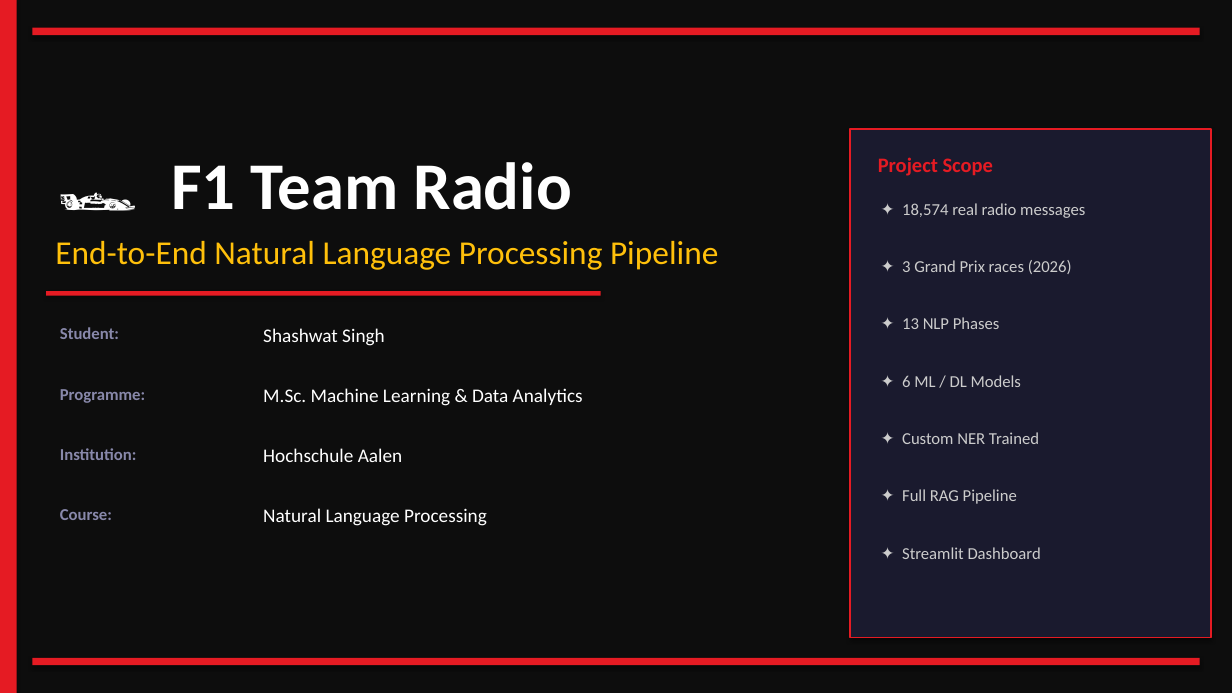
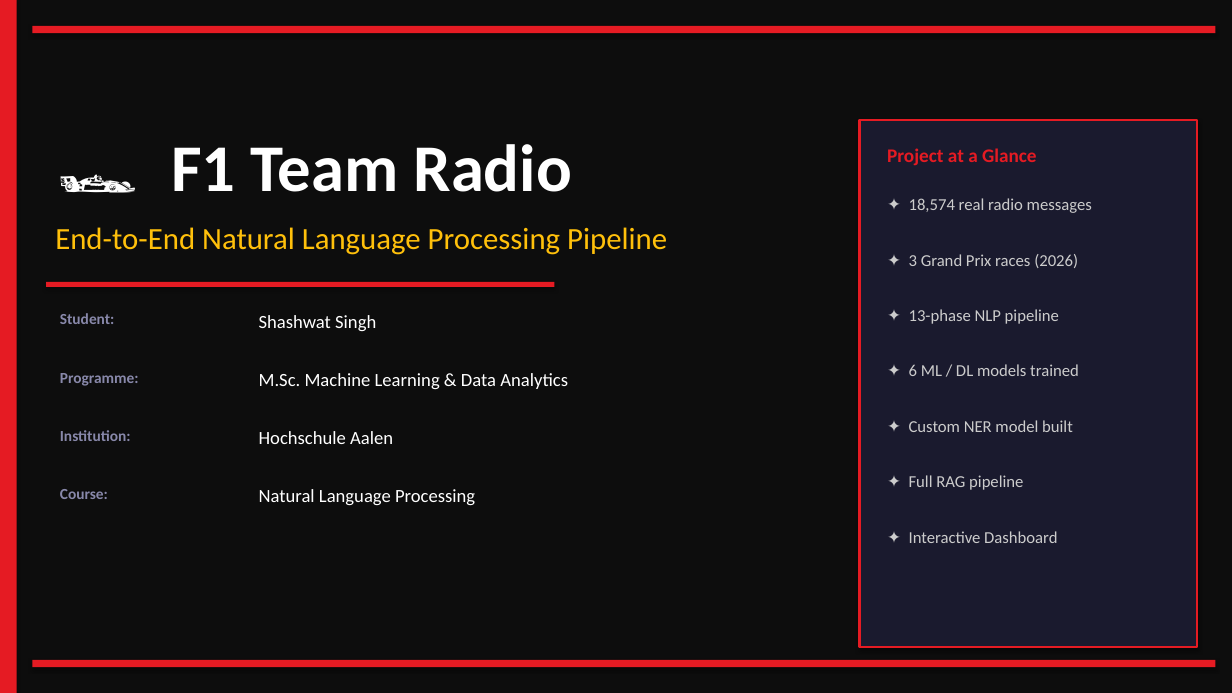
Before and after one commit to iamshashwatsingh/f1-nlp-analyzer, a slide deck: slide 1 of f1_nlp_presentation.pptx. Drawn at 1232x693 pixels with LibreOffice and Linux fonts; fonts in the diff are those of the drawing. Boxes give left, top, right and bottom in pixels: in the first picture for what was removed or moved away, otherwise in the second. Text is boxed around its words. In the diff, an @@ line names an element or a change of style, - is before the commit and + after.

```diff
--- a/f1_nlp_presentation.pptx
+++ b/f1_nlp_presentation.pptx
@@ rectangle: place and size @@
-rectangle at box(32, 28, 1200, 35)
+rectangle at box(32, 26, 1215, 33)
@@ text "🏎️ F1 Team Radio": place and size @@
-text "🏎️ F1 Team Radio" at box(171, 162, 571, 210)
+text "🏎️ F1 Team Radio" at box(171, 144, 571, 192)
@@ rectangle: place and size @@
-rectangle at box(850, 129, 1211, 638)
+rectangle at box(860, 120, 1197, 647)
@@ rectangle at box(860, 120, 1197, 647): outline #E51B23 1.5 pt to #E51B23 1.8 pt @@
@@ text at box(887, 148, 1037, 166): text changed; size 16 to 15 pt @@
-Project Scope
+Project at a Glance
@@ text "✦ 18,574 real radio messages": place and size @@
-text "✦ 18,574 real radio messages" at box(902, 203, 1085, 218)
+text "✦ 18,574 real radio messages" at box(909, 198, 1092, 213)
@@ text "End-to-End Natural Language Processing Pipeline": place and size @@
-text "End-to-End Natural Language Processing Pipeline" at box(55, 241, 718, 270)
+text "End-to-End Natural Language Processing Pipeline" at box(55, 227, 667, 255)
@@ text "End-to-End Natural Language Processing Pipeline" at box(55, 227, 667, 255): size 26 to 24 pt @@
@@ text "✦ 3 Grand Prix races ...": place and size @@
-text "✦ 3 Grand Prix races ..." at box(902, 260, 1072, 274)
+text "✦ 3 Grand Prix races ..." at box(909, 254, 1078, 268)
@@ rectangle: place and size @@
-rectangle at box(46, 291, 601, 296)
+rectangle at box(46, 282, 555, 287)
@@ text "Student:": place and size @@
-text "Student:" at box(60, 327, 119, 339)
+text "Student:" at box(60, 313, 115, 324)
@@ text "Shashwat Singh": place and size @@
-text "Shashwat Singh" at box(263, 328, 385, 346)
+text "Shashwat Singh" at box(259, 315, 376, 331)
@@ text at box(909, 309, 1059, 324): text changed @@
-✦ 13 NLP Phases
+✦ 13-phase NLP pipeline
@@ text "Programme:": place and size @@
-text "Programme:" at box(60, 389, 145, 403)
+text "Programme:" at box(60, 373, 139, 386)
@@ text "M.Sc. Machine Learning & Data ...": place and size @@
-text "M.Sc. Machine Learning & Data ..." at box(263, 388, 583, 406)
+text "M.Sc. Machine Learning & Data ..." at box(259, 373, 568, 389)
@@ text at box(909, 364, 1079, 376): text changed @@
-✦ 6 ML / DL Models
+✦ 6 ML / DL models trained
@@ text "Institution:": place and size @@
-text "Institution:" at box(60, 448, 136, 460)
+text "Institution:" at box(60, 430, 131, 441)
@@ text "Hochschule Aalen": place and size @@
-text "Hochschule Aalen" at box(263, 448, 402, 462)
+text "Hochschule Aalen" at box(259, 431, 393, 444)
@@ text at box(909, 420, 1073, 432): text changed @@
-✦ Custom NER Trained
+✦ Custom NER model built
@@ text at box(909, 475, 1023, 490): text changed @@
-✦ Full RAG Pipeline
+✦ Full RAG pipeline
@@ size 13 to 12 pt in 4 elements at box(60, 313, 115, 324), box(60, 373, 139, 386), box(60, 430, 131, 441), box(60, 489, 108, 499) @@
@@ text "Course:": place and size @@
-text "Course:" at box(60, 509, 112, 520)
+text "Course:" at box(60, 489, 108, 499)
@@ size 15 to 14.5 pt in 4 elements at box(259, 315, 376, 331), box(259, 373, 568, 389), box(259, 431, 393, 444), box(259, 489, 475, 506) @@
@@ text "Natural Language Processing": place and size @@
-text "Natural Language Processing" at box(263, 508, 487, 526)
+text "Natural Language Processing" at box(259, 489, 475, 506)
@@ text at box(909, 531, 1057, 543): text changed @@
-✦ Streamlit Dashboard
+✦ Interactive Dashboard
@@ rectangle: place and size @@
-rectangle at box(32, 658, 1200, 665)
+rectangle at box(32, 660, 1215, 667)
```
Also in this commit, not shown: 7 other slides changed, 13 slides added, 11 slides removed, 1 other file.
